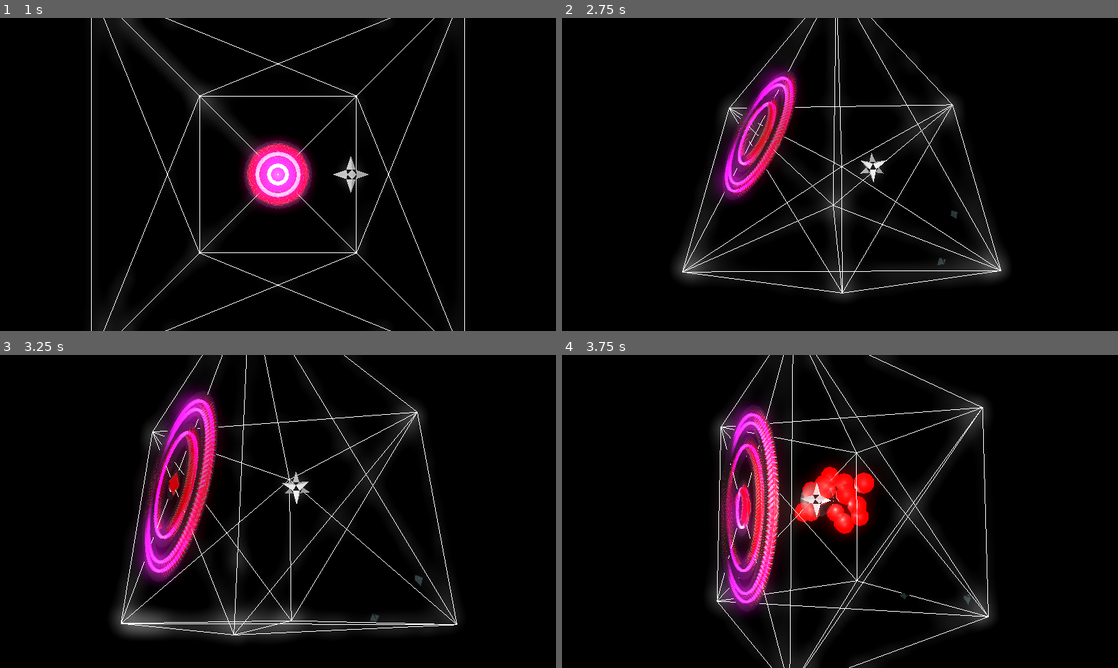
Above: before the commit, frames 1-4 (two rows, left to right).
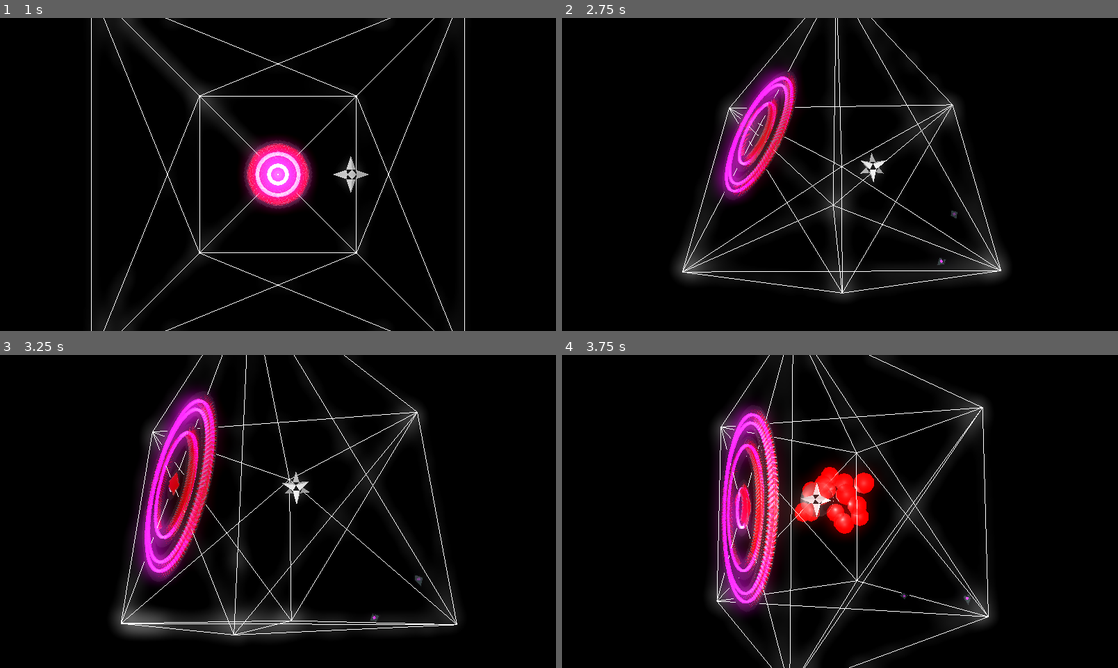
Above: after the commit, the same moments.

Repository: totoki-kei/_theLump
Game: Godot game, scene res://InitialScene.tscn
Same seed, same stepped clock (60 frames per second), same inputs: the game is played once before the commit and once after it.
Inputs:
- Up to frame 1 (1 s): tap Enter (ui_accept) at 0.5, 0.77 s; hold D (game_right) from 0.53 s (still down); tap Shift (game_ignite) at 0.6 s; tap Ctrl (game_put) at 0.8 s
- Up to frame 2 (2.75 s): release D (game_right) at 1.28 s; hold S (game_down) 1.28-2.03 s; tap Ctrl (game_put) at 1.35, 2.3 s; tap Enter (ui_accept) at 1.52 s; tap Shift (game_ignite) at 1.55, 2.1 s; hold D (game_right) from 2.03 s (still down)
- Up to frame 3 (3.25 s): release D (game_right) at 2.78 s; hold W (game_up) from 2.78 s (still down); tap Ctrl (game_put) at 2.85 s; tap Enter (ui_accept) at 3.02 s; tap Shift (game_ignite) at 3.05 s
- Up to frame 4 (3.75 s): release W (game_up) at 3.53 s; hold A (game_left) from 3.53 s (still down); tap X at 3.6 s

Frame 1 is identical in both runs. In frame 2, 1.1% of the frame differs, in the area x 28-71%, y 19-79%; in frame 3, 1.2%; in frame 4, 1.4%, in the area x 27-74%, y 22-79%.

Commit message:
giプラグイン追加

Diff:
--- a/Models/BulletModel.tscn
+++ b/Models/BulletModel.tscn
@@ -9,8 +9,8 @@
 shader = ExtResource("2_f5dpw")
 shader_parameter/AmbientColor = Color(0, 0, 0, 1)
 shader_parameter/EmissionColor = Color(1, 0, 1, 1)
-shader_parameter/MinDistance = 2.5
-shader_parameter/MaxDistance = 3.0
+shader_parameter/MinDistance = 2.0
+shader_parameter/MaxDistance = 5.0
 
 [sub_resource type="ArrayMesh" id="1"]
 resource_local_to_scene = true
--- a/TestScene.gd
+++ b/TestScene.gd
@@ -71,7 +71,7 @@
 var camera_tween : Tween;
 
 func _unhandled_input(event):
-	if event.is_action("game_ignite"):
+	if event.is_action(&"game_put"):
 #		var particle := particle_res.instantiate() as Node3D
 #		particle.position = $Player.position
 #		add_child(particle)
--- a/project.godot
+++ b/project.godot
@@ -24,6 +24,8 @@
 [editor]
 
 naming/script_name_casing=1
+version_control/plugin_name="GitPlugin"
+version_control/autoload_on_startup=true
 scene_naming=1
 
 [filesystem]
Not shown, added: addons/godot-git-plugin/plugin.cfg
Not shown, added: addons/godot-git-plugin/LICENSE
Not shown, added: addons/godot-git-plugin/THIRDPARTY.md
Not shown, added: addons/godot-git-plugin/git_plugin.gdextension
Not shown, added: addons/godot-git-plugin/linux/libgit_plugin.linux.editor.x86_64.so
Not shown, added: addons/godot-git-plugin/macos/libgit_plugin.macos.editor.universal.dylib
Not shown, added: addons/godot-git-plugin/win64/libgit_plugin.windows.editor.x86_64.exp
